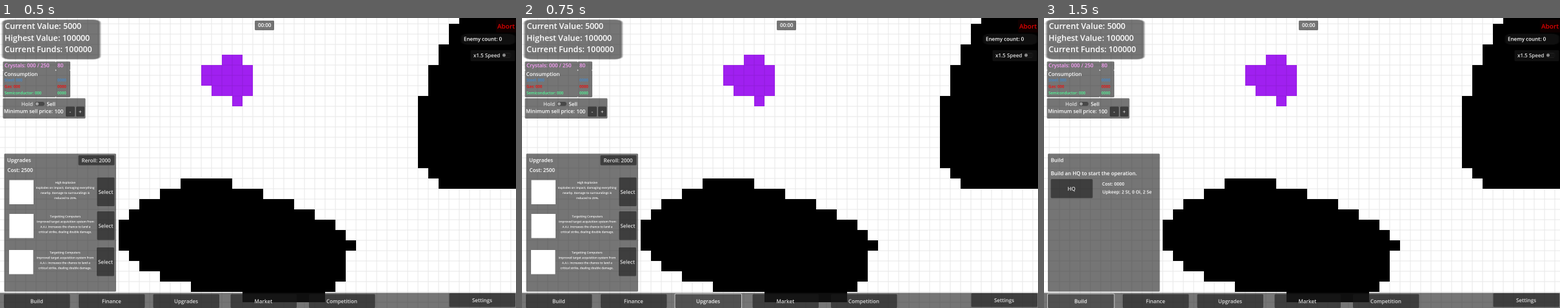
Above: before the commit, frames 1-3 (left to right).
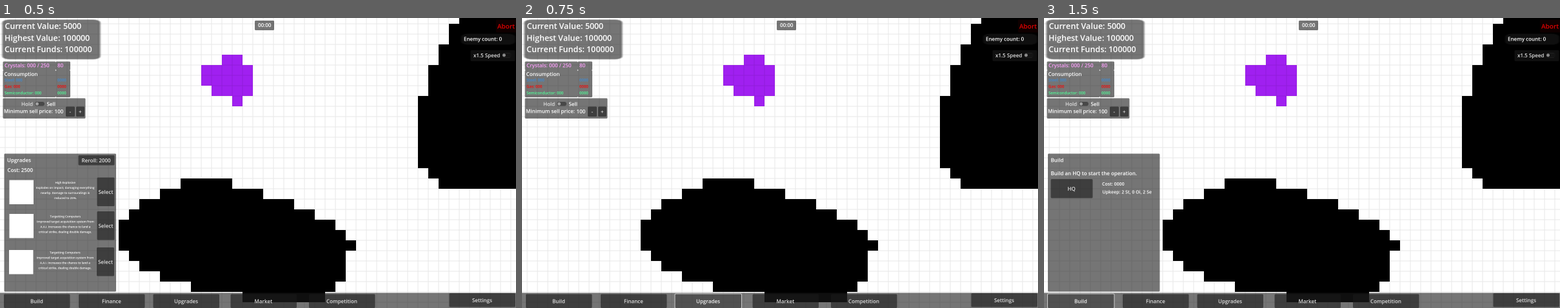
Above: after the commit, the same moments.

Repository: dwlee0802/BusinessTD
Game: Godot game, scene res://Scenes/game.tscn
Same seed, same stepped clock (60 frames per second), same inputs: the game is played once before the commit and once after it.
Inputs:
- Up to frame 1 (0.5 s): no input
- Up to frame 2 (0.75 s): click "Upgrades" at 0.5 s
- Up to frame 3 (1.5 s): click "Build" at 1.25 s

Frame 1 is identical in both runs. In frame 2, 9.2% of the frame differs, in the area x 0-23%, y 46-95%; in frame 3, nothing differs.

Commit message:
Fixed bugs with new menu UI. Can now press menu button to close panel.

Diff:
--- a/Scenes/BuildButton.gd
+++ b/Scenes/BuildButton.gd
@@ -24,8 +24,11 @@
 
 
 func _pressed():
+	var prev = menuPanel.visible
 	menuBar.HideAllMenus()
-	menuPanel.visible = true
+
+	if prev == false:
+		menuPanel.visible = true
 
 
 func MadeHQ():
--- a/Scenes/UnitMenu.gd
+++ b/Scenes/UnitMenu.gd
@@ -5,6 +5,7 @@
 var ammoChoiceMenu
 
 var nameUI
+var HPUI
 var sellButton
 var upkeepUI
 var attackSpeedMenu
@@ -15,6 +16,7 @@
 	game = get_parent().get_parent().get_parent()
 	ammoChoiceMenu = get_node("AmmoChoiceMenu")
 	nameUI = get_node("Name")
+	HPUI = get_node("HPLabel")
 	sellButton = get_node("SellButton")
 	upkeepUI = get_node("Upkeep")
 	attackSpeedMenu = get_node("AttackSpeedMenu")
@@ -36,6 +38,7 @@
 	upkeepUI.visible = false
 	ammoChoiceMenu.visible = false
 	attackSpeedMenu.visible = false
+	HPUI.text = "HP: " + str(unit.hitPoints)
 
 	# turret
 	if selectedUnit.type == 0:
@@ -69,12 +72,11 @@
 		upkeepUI.text = "Upkeep: " + str(selectedUnit.upkeep[selectedUnit.type]) + " per second"
 
 		var buttons = []
-		buttons.append(get_node("AttackSpeedMenu/Low"))
 		buttons.append(get_node("AttackSpeedMenu/Base"))
 		buttons.append(get_node("AttackSpeedMenu/High"))
 
-		for i in range(3):
-			if game.selectedUnit.fireRateMode == i:
+		for i in range(2):
+			if game.selectedUnit.fireRateMode == i + 1:
 				buttons[i].disabled = true
 			else:
 				buttons[i].disabled = false
--- a/Scenes/UpgradesMenu.gd
+++ b/Scenes/UpgradesMenu.gd
@@ -11,6 +11,7 @@
 
 var game
 var menuBar
+var menuPanel
 
 var upgradesDictionary
 var upgradesFilePath: String = "res://Data/upgrades.json"
@@ -24,6 +25,7 @@
 func _ready():
 	menuBar = get_parent()
 	game = menuBar.get_parent().get_parent().get_parent()
+	menuPanel = $MenuPanel
 	upgradeCostUI = get_node("MenuPanel/CostLabel")
 	rerollButton = get_node("MenuPanel/RerollButton")
 	optionsUI = get_node("MenuPanel/Title")
@@ -88,5 +90,8 @@
 
 
 func _on_pressed():
+	var prev = menuPanel.visible
 	menuBar.HideAllMenus()
-	get_node("MenuPanel").visible = true
+
+	if prev == false:
+		menuPanel.visible = true
--- a/Scenes/game.gd
+++ b/Scenes/game.gd
@@ -169,7 +169,7 @@
 		elif len(result) == 2:
 			selectedTile = result[0].collider
 			selectedUnit = result[1].collider
-			get_node("Camera/CanvasLayer/InGameUI/UnitMenu").ShowUnit(selectedUnit)
+			get_node("Camera/User Interface/UnitMenu").ShowUnit(selectedUnit)
 		else:
 			selectedTile = null
 			selectedUnit = null
@@ -400,11 +400,11 @@
 
 
 func GameOver():
-	get_node("Camera/CanvasLayer/GameOverLabel").visible = true
-	get_node("Camera/CanvasLayer/GameOverLabel/Label").text = "Score: " + str(totalValue)
+	get_node("Camera/User Interface/GameOverLabel").visible = true
+	get_node("Camera/User Interface/GameOverLabel/Label").text = "Score: " + str(totalValue)
 	gameStarted = false
 	emit_signal("game_ended")
-	get_node("Camera/CanvasLayer/InGameUI").visible = false
+	get_node("Camera/User Interface/InGameUI").visible = false
 
 
 # when the current operation can't be profitable anymore, the player can abort mission
@@ -462,12 +462,12 @@
 
 func _on_attack_speed_button_pressed(extra_arg_0):
 	selectedUnit.ChangeFireRate(extra_arg_0)
-	get_node("Camera/CanvasLayer/InGameUI/UnitMenu").ShowUnit(selectedUnit)
+	get_node("Camera/User Interface/UnitMenu").ShowUnit(selectedUnit)
 
 
 func _on_option_button_item_selected(index):
-	selectedUnit.ChangeAmmoType(get_node("Camera/CanvasLayer/InGameUI/UnitMenu/AmmoChoiceMenu/OptionButton").get_item_id(index))
-	get_node("Camera/CanvasLayer/InGameUI/UnitMenu").ShowUnit(selectedUnit)
+	selectedUnit.ChangeAmmoType(get_node("Camera/User Interface/UnitMenu/AmmoChoiceMenu/OptionButton").get_item_id(index))
+	get_node("Camera/User Interface/UnitMenu").ShowUnit(selectedUnit)
 	mouseInUI = false
 
 
--- a/Scenes/game.tscn
+++ b/Scenes/game.tscn
@@ -702,40 +702,28 @@
 
 [node name="AttackSpeedMenu" type="Control" parent="Camera/User Interface/UnitMenu"]
 anchors_preset = 0
-offset_left = 157.0
+offset_left = 200.0
 offset_top = 69.0
-offset_right = 197.0
+offset_right = 240.0
 offset_bottom = 109.0
 
 [node name="Base" type="Button" parent="Camera/User Interface/UnitMenu/AttackSpeedMenu"]
 layout_mode = 0
-offset_left = 48.0
+offset_left = 5.0
 offset_top = 24.0
-offset_right = 93.0
+offset_right = 50.0
 offset_bottom = 55.0
 disabled = true
-toggle_mode = true
-button_pressed = true
 text = "Base"
 
 [node name="High" type="Button" parent="Camera/User Interface/UnitMenu/AttackSpeedMenu"]
 modulate = Color(1, 0, 0, 1)
 layout_mode = 0
-offset_left = 96.0
+offset_left = 53.0
 offset_top = 24.0
-offset_right = 141.0
+offset_right = 98.0
 offset_bottom = 55.0
-toggle_mode = true
 text = "High"
-
-[node name="Low" type="Button" parent="Camera/User Interface/UnitMenu/AttackSpeedMenu"]
-modulate = Color(0.67451, 1, 1, 1)
-layout_mode = 0
-offset_top = 24.0
-offset_right = 45.0
-offset_bottom = 55.0
-toggle_mode = true
-text = "Low"
 
 [node name="Label" type="Label" parent="Camera/User Interface/UnitMenu/AttackSpeedMenu"]
 layout_mode = 0
@@ -751,6 +739,14 @@
 offset_bottom = 108.0
 text = "Connection: True"
 fit_content = true
+
+[node name="HPLabel" type="Label" parent="Camera/User Interface/UnitMenu"]
+layout_mode = 0
+offset_left = 166.0
+offset_top = 29.0
+offset_right = 233.0
+offset_bottom = 55.0
+text = "HP: 0000"
 
 [node name="OperationTimeUI" type="Label" parent="Camera/User Interface"]
 offset_left = 800.0
@@ -954,13 +950,10 @@
 [connection signal="mouse_exited" from="Camera/User Interface/UnitMenu/AmmoChoiceMenu/OptionButton" to="." method="_on_mouse_exited_ui"]
 [connection signal="mouse_entered" from="Camera/User Interface/UnitMenu/AttackSpeedMenu/Base" to="." method="_on_mouse_entered_ui"]
 [connection signal="mouse_exited" from="Camera/User Interface/UnitMenu/AttackSpeedMenu/Base" to="." method="_on_mouse_exited_ui"]
-[connection signal="pressed" from="Camera/User Interface/UnitMenu/AttackSpeedMenu/Base" to="." method="_on_attack_speed_button_pressed"]
+[connection signal="pressed" from="Camera/User Interface/UnitMenu/AttackSpeedMenu/Base" to="." method="_on_attack_speed_button_pressed" binds= [1]]
 [connection signal="mouse_entered" from="Camera/User Interface/UnitMenu/AttackSpeedMenu/High" to="." method="_on_mouse_entered_ui"]
 [connection signal="mouse_exited" from="Camera/User Interface/UnitMenu/AttackSpeedMenu/High" to="." method="_on_mouse_exited_ui"]
-[connection signal="pressed" from="Camera/User Interface/UnitMenu/AttackSpeedMenu/High" to="." method="_on_attack_speed_button_pressed"]
-[connection signal="mouse_entered" from="Camera/User Interface/UnitMenu/AttackSpeedMenu/Low" to="." method="_on_mouse_entered_ui"]
-[connection signal="mouse_exited" from="Camera/User Interface/UnitMenu/AttackSpeedMenu/Low" to="." method="_on_mouse_exited_ui"]
-[connection signal="pressed" from="Camera/User Interface/UnitMenu/AttackSpeedMenu/Low" to="." method="_on_attack_speed_button_pressed"]
+[connection signal="pressed" from="Camera/User Interface/UnitMenu/AttackSpeedMenu/High" to="." method="_on_attack_speed_button_pressed" binds= [2]]
 [connection signal="mouse_entered" from="Camera/User Interface/OperationTimeUI/Background2" to="." method="_on_mouse_entered_ui"]
 [connection signal="mouse_exited" from="Camera/User Interface/OperationTimeUI/Background2" to="." method="_on_mouse_exited_ui"]
 [connection signal="mouse_entered" from="Camera/User Interface/AbortButton" to="." method="_on_mouse_entered_ui"]
--- a/Scenes/map_block.gd
+++ b/Scenes/map_block.gd
@@ -63,7 +63,7 @@
 
 			var sprite = blockTiles[y][x].get_node("Sprite2D")
 
-			if noise_level2 < 0.34:
+			if noise_level2 < 0.38:
 				blockTiles[y][x].isSlowDown = true
 				sprite.modulate = Color.WEB_GRAY
 			if noise_level > 0.535:
